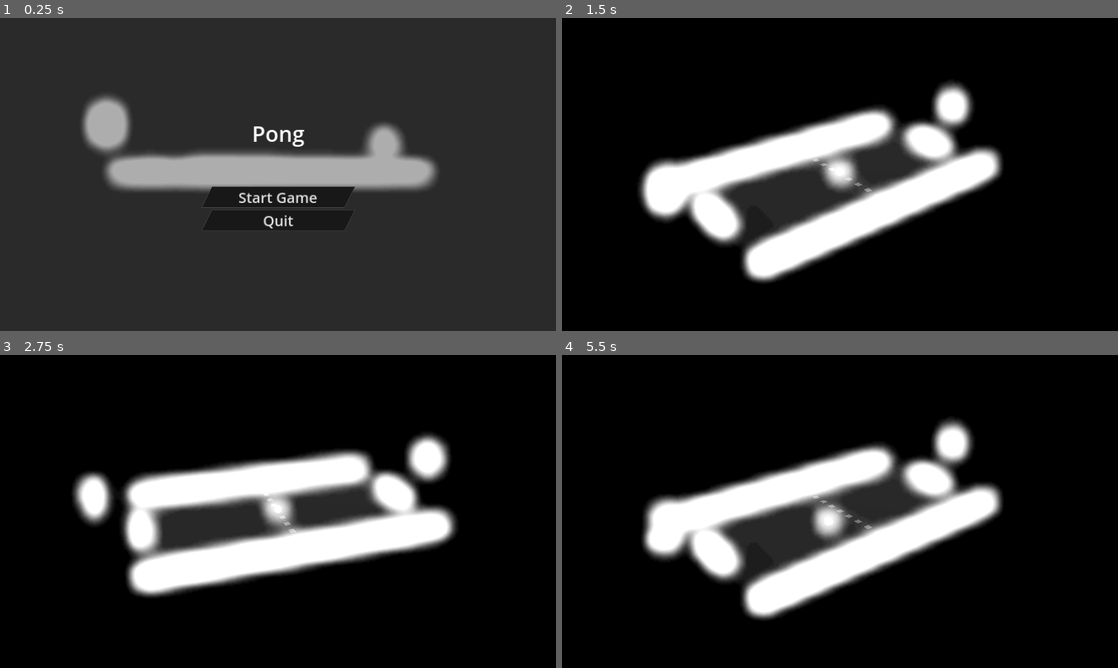
Above: before the commit, frames 1-4 (two rows, left to right).
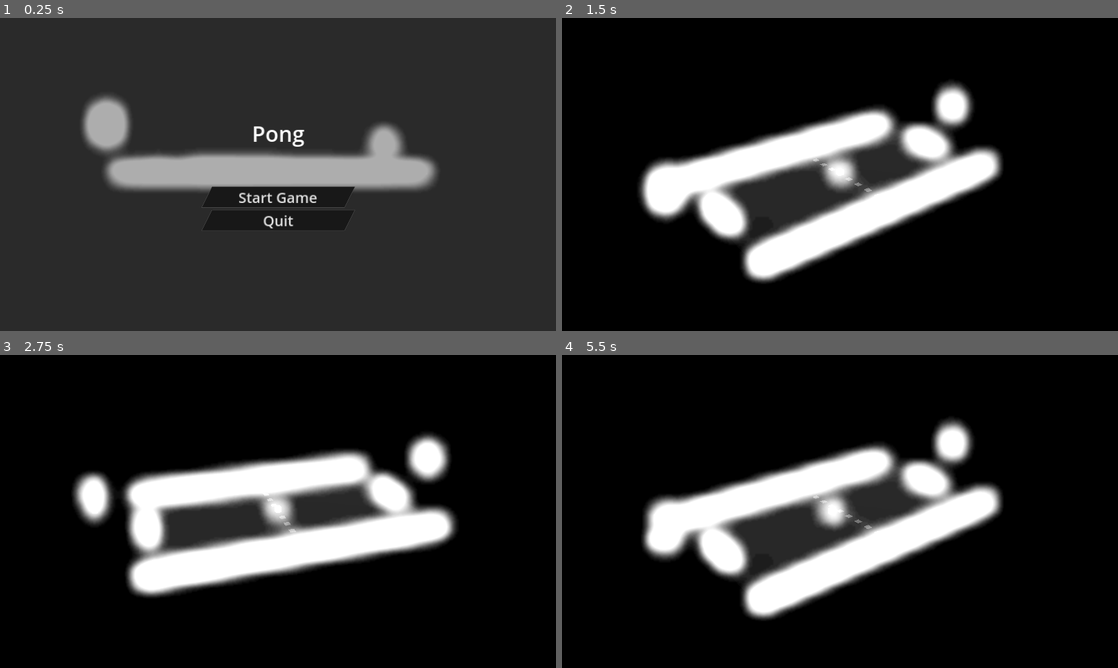
Above: after the commit, the same moments.

Repository: andersonmadeira/3d-pong-gd
Game: Godot game, scene res://scenes/game.tscn
The game is run twice, just before and just after one commit, with the same random seed, the same clock (stepped at 60 frames per second) and the same inputs.
Inputs (mouse positions are in pixels of both pictures, inside the frame that each line leads up to):
- Up to frame 1 (0.25 s): no input
- Up to frame 2 (1.5 s): click "Start Game" at 0.5 s; tap Enter at 1.25 s; move the mouse to (962, 158) at 1.27 s; tap Down (camera_rotate_down) at 1.35 s; click (962, 158) at 1.42 s
- Up to frame 3 (2.75 s): move the mouse to (166, 527) at 2.02 s; tap Left (camera_rotate_left) at 2.1 s; click (166, 527) at 2.17 s
- Up to frame 4 (5.5 s): move the mouse to (895, 442) at 2.77 s; tap Right (camera_rotate_right) at 2.85 s; click (895, 442) at 2.92 s; move the mouse to (812, 574) at 3.52 s; tap Up (camera_rotate_up) at 3.6 s; click (812, 574) at 3.67 s; tap Space at 4.25 s; move the mouse to (1006, 558) at 4.27 s; hold G (generate) 4.28-5.03 s; click (1006, 558) at 4.42 s; tap Enter at 5 s; move the mouse to (673, 464) at 5.02 s; tap Down (camera_rotate_down) at 5.1 s; click (673, 464) at 5.17 s

The runs differ from the first frame. In frame 2, 1.7% of the frame differs, in the area x 22-72%, y 32-73%; in frame 3, 1.5%; in frame 4, 2.4%.

Commit message:
Project config and notes

Diff:
--- a/icon.svg
+++ /dev/null
@@ -1 +0,0 @@
-<svg xmlns="http://www.w3.org/2000/svg" width="128" height="128"><rect width="124" height="124" x="2" y="2" fill="#363d52" stroke="#212532" stroke-width="4" rx="14"/><g fill="#fff" transform="translate(12.322 12.322)scale(.101)"><path d="M105 673v33q407 354 814 0v-33z"/><path fill="#478cbf" d="m105 673 152 14q12 1 15 14l4 67 132 10 8-61q2-11 15-15h162q13 4 15 15l8 61 132-10 4-67q3-13 15-14l152-14V427q30-39 56-81-35-59-83-108-43 20-82 47-40-37-88-64 7-51 8-102-59-28-123-42-26 43-46 89-49-7-98 0-20-46-46-89-64 14-123 42 1 51 8 102-48 27-88 64-39-27-82-47-48 49-83 108 26 42 56 81zm0 33v39c0 276 813 276 814 0v-39l-134 12-5 69q-2 10-14 13l-162 11q-12 0-16-11l-10-65H446l-10 65q-4 11-16 11l-162-11q-12-3-14-13l-5-69z"/><path d="M483 600c0 34 58 34 58 0v-86c0-34-58-34-58 0z"/><circle cx="725" cy="526" r="90"/><circle cx="299" cy="526" r="90"/></g><g fill="#414042" transform="translate(12.322 12.322)scale(.101)"><circle cx="307" cy="532" r="60"/><circle cx="717" cy="532" r="60"/></g></svg>
--- a/project.godot
+++ b/project.godot
@@ -11,9 +11,11 @@
 [application]
 
 config/name="3D Pong"
+config/description="3D Pong Clone"
 run/main_scene="res://scenes/game.tscn"
 config/features=PackedStringArray("4.3", "Forward Plus")
-config/icon="res://icon.svg"
+config/icon="res://icon.png"
+config/windows_native_icon="res://icon.ico"
 
 [display]
 
--- a/scenes/game.tscn
+++ b/scenes/game.tscn
@@ -76,6 +76,7 @@
 [node name="Level" type="Node3D" parent="."]
 
 [node name="Ball" type="CharacterBody3D" parent="Level"]
+physics_interpolation_mode = 1
 transform = Transform3D(1, 0, 0, 0, 1, 0, 0, 0, 1, 0, 0.5, 0)
 script = ExtResource("2_8mrv3")
 
@@ -94,7 +95,7 @@
 surface_material_override/0 = ExtResource("2_ed052")
 
 [node name="P1Paddle" parent="Level" instance=ExtResource("1_4guxq")]
-transform = Transform3D(1, 0, 0, 0, 1, 0, 0, 0, 1, 0, 0.5, 23.5)
+transform = Transform3D(1, 0, 0, 0, 1, 0, 0, 0, 1, 0, 0.5, 22.5)
 move_up_action = "p1_move_up"
 move_down_action = "p1_move_down"
 
@@ -102,11 +103,11 @@
 transform = Transform3D(1, 0, 0, 0, 1, 0, 0, 0, 1, 0, 7, 29.5)
 
 [node name="P1ScoreArea" parent="Level" instance=ExtResource("6_7plvg")]
-transform = Transform3D(1, 0, 0, 0, 1, 0, 0, 0, 1, 0, 0.5, -26)
+transform = Transform3D(1, 0, 0, 0, 1, 0, 0, 0, 1, 0, 0.5, -25.5)
 top_level = true
 
 [node name="P2Paddle" parent="Level" instance=ExtResource("1_4guxq")]
-transform = Transform3D(-1, 0, -8.74228e-08, 0, 1, 0, 8.74228e-08, 0, -1, 0, 0.5, -23.5)
+transform = Transform3D(-1, 0, -8.74228e-08, 0, 1, 0, 8.74228e-08, 0, -1, 8.74228e-08, 0.5, -22.5)
 move_up_action = "p2_move_up"
 move_down_action = "p2_move_down"
 
@@ -114,7 +115,7 @@
 transform = Transform3D(1, 0, 0, 0, 1, 0, 0, 0, 1, 0, 7, -30)
 
 [node name="P2ScoreArea" parent="Level" instance=ExtResource("6_7plvg")]
-transform = Transform3D(1, 0, 0, 0, 1, 0, 0, 0, 1, 0, 0.5, 26)
+transform = Transform3D(1, 0, 0, 0, 1, 0, 0, 0, 1, 0, 0.5, 25.5)
 top_level = true
 
 [node name="Wall1" type="CSGBox3D" parent="Level"]
--- a/scenes/score_area.tscn
+++ b/scenes/score_area.tscn
@@ -1,9 +1,21 @@
-[gd_scene load_steps=2 format=3 uid="uid://blo0h8pymkyiw"]
+[gd_scene load_steps=4 format=3 uid="uid://blo0h8pymkyiw"]
 
 [sub_resource type="BoxShape3D" id="BoxShape3D_5hktd"]
-size = Vector3(27, 1, 2)
+size = Vector3(29, 1, 3)
+
+[sub_resource type="BoxMesh" id="BoxMesh_2us52"]
+size = Vector3(29, 1, 3)
+
+[sub_resource type="StandardMaterial3D" id="StandardMaterial3D_1cmkw"]
+transparency = 1
+albedo_color = Color(0.374008, 0.790406, 0.477725, 0.372549)
 
 [node name="ScoreArea" type="Area3D"]
 
 [node name="CollisionShape3D" type="CollisionShape3D" parent="."]
 shape = SubResource("BoxShape3D_5hktd")
+
+[node name="MeshInstance3D" type="MeshInstance3D" parent="."]
+visible = false
+mesh = SubResource("BoxMesh_2us52")
+surface_material_override/0 = SubResource("StandardMaterial3D_1cmkw")
Not shown, changed: export_presets.cfg
Binary file added: icon.ico
Not shown, changed: icon.png.import
Not shown, changed: TODO.md
